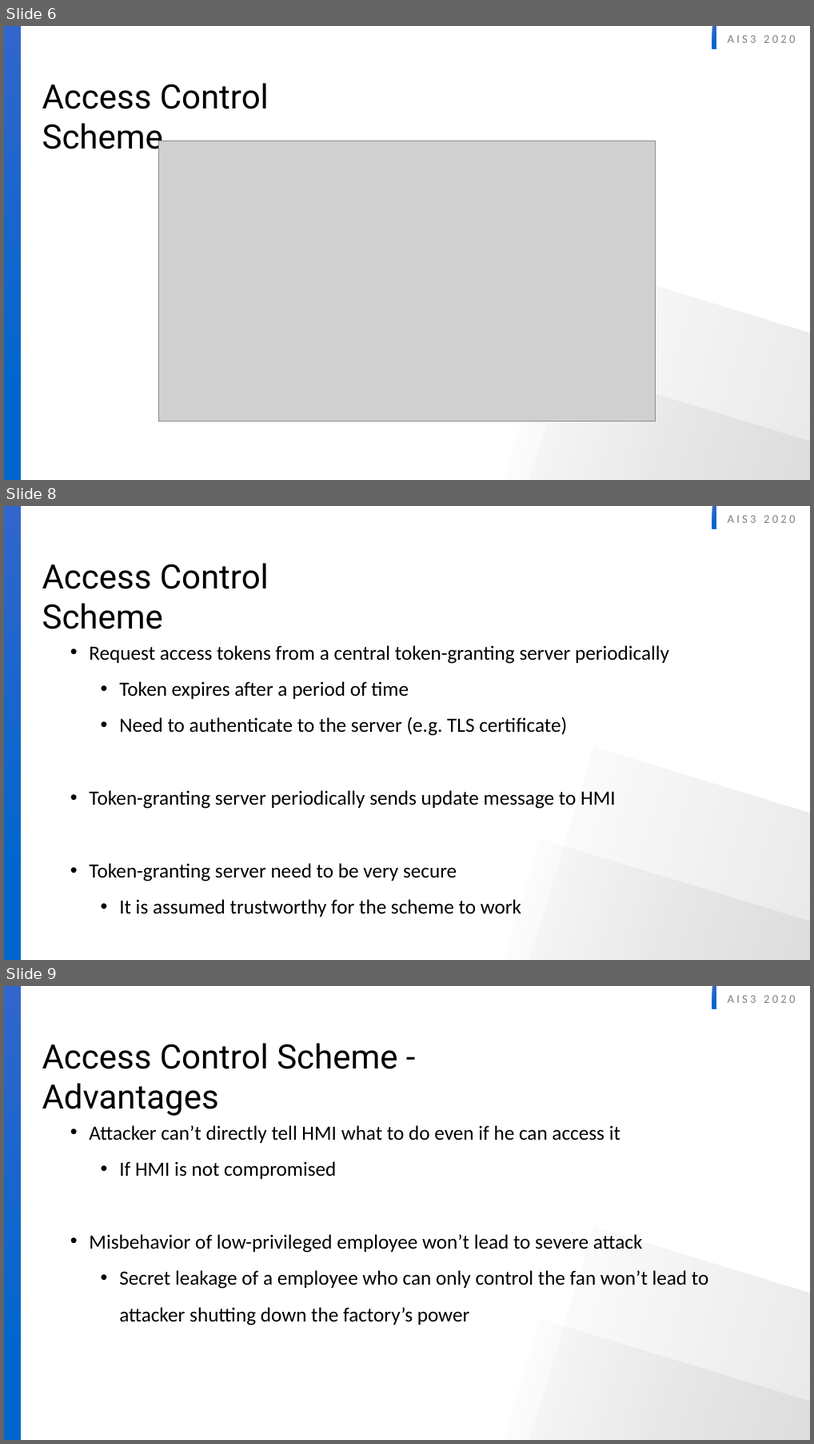
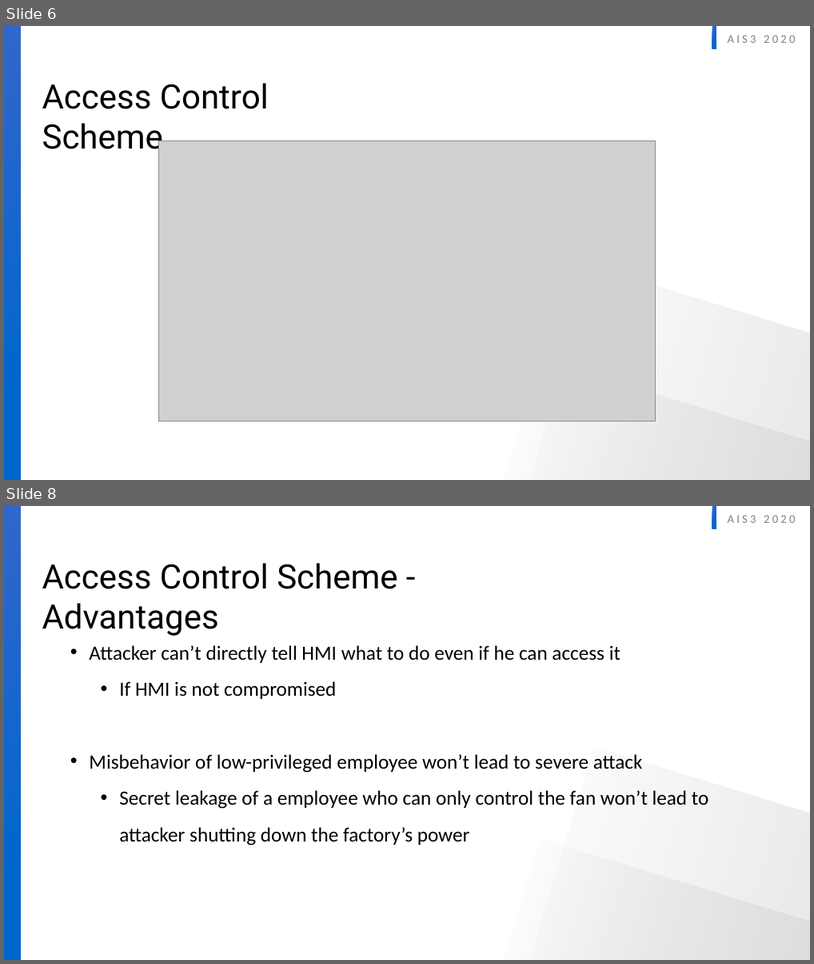
Before and after one commit to as535364/AIS3-ICS6, a slide deck: presentation.pptx. Shown one above the other, each under a label of ours: slides 6, 8 and 9 before the commit, slides 6 and 8 after it; the slides between them are not shown. The pictures are 814x1444 and 814x964 pixels, drawn with LibreOffice and Linux fonts; fonts in the diff are those of the drawing; grey boxes stand for pictures. Boxes give left, top, right and bottom in pixels: in the first picture for what was removed or moved away, otherwise in the second. Text is boxed around its words. In the diff, an @@ line names an element or a change of style, - is before the commit and + after.

```diff
--- a/presentation.pptx
+++ b/presentation.pptx
@@ slide 8 removed at (x1=4, y1=506, x2=810, y2=960), background #FFFFFF; not listed: 5 template elements that a slide beside it also shows @@
@@ text removed at (x1=42, y1=563, x2=269, y2=629) @@
-Access Control Scheme
@@ text removed at (x1=89, y1=645, x2=670, y2=916) @@
-• Request access tokens from a central token-granting server periodically
-  • Token expires after a period of time
-  • Need to authenticate to the server (e.g. TLS certificate)
-• Token-granting server periodically sends update message to HMI
-• Token-granting server need to be very secure
-  • It is assumed trustworthy for the scheme to work
@@ what was slide 9 is now slide 8 @@
```
Also in this commit, not shown: 2 slides changed, 1 other slide removed.
